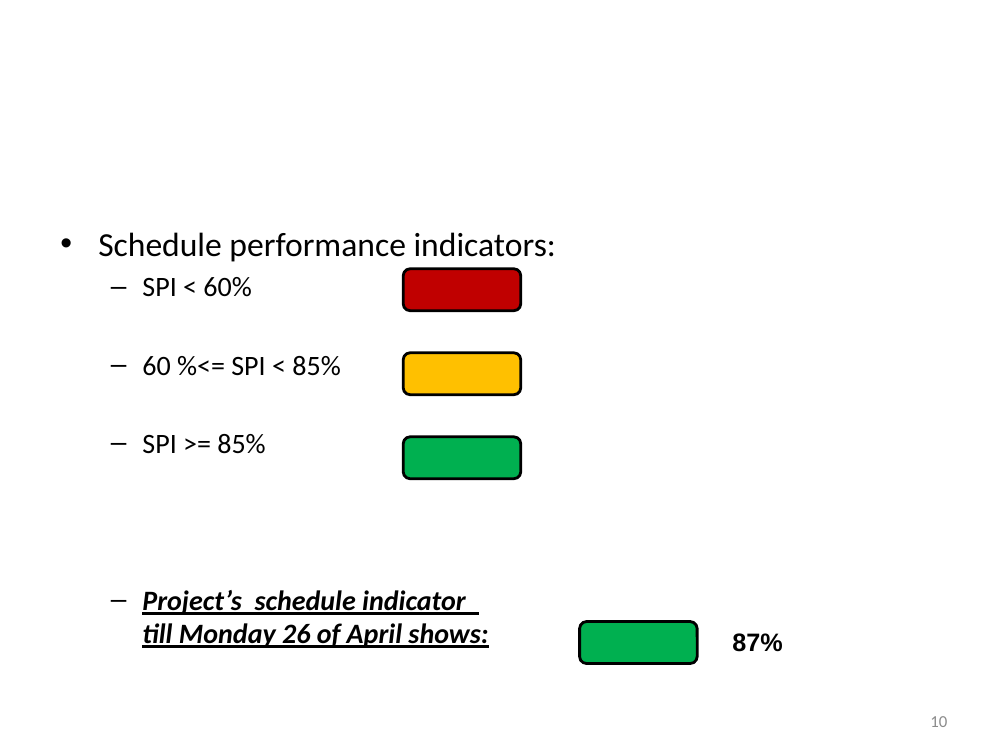
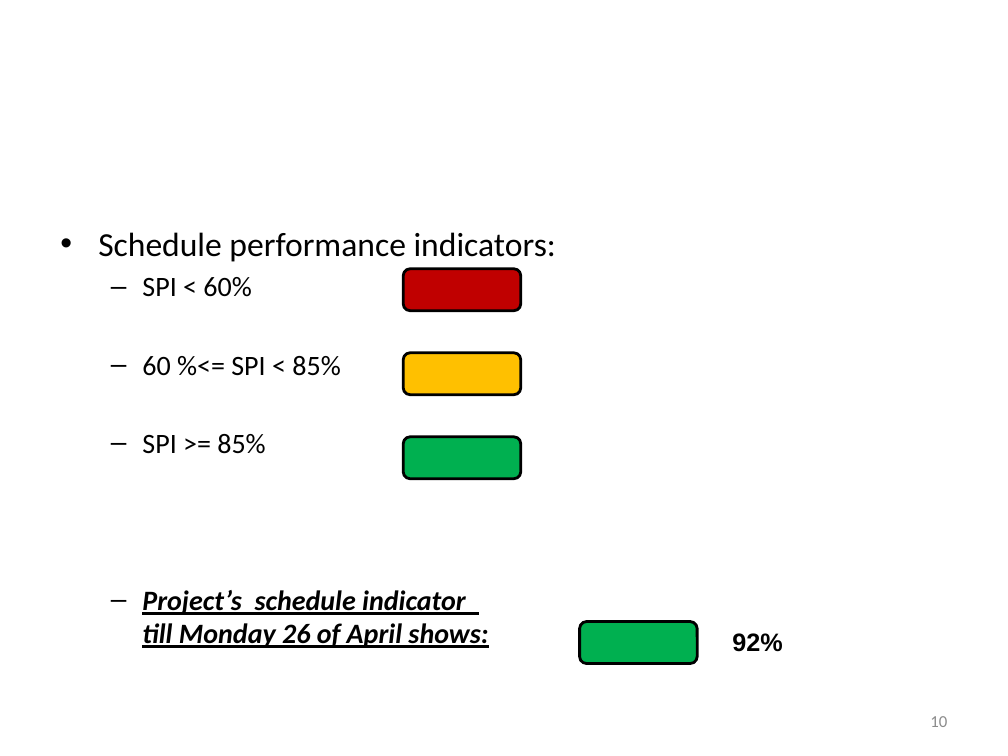
Before and after one commit to soomro/vms_technicalchallenge, a slide deck: slide 10 of DOCS/Presentations/27.04.2010.pptx. Drawn at 1008x756 pixels with LibreOffice and Linux fonts; fonts in the diff are those of the drawing; background and template pictures are left out. Boxes give left, top, right and bottom in pixels: in the first picture for what was removed or moved away, otherwise in the second. Text is boxed around its words. In the diff, an @@ line names an element or a change of style, - is before the commit and + after.

```diff
--- a/DOCS/Presentations/27.04.2010.pptx
+++ b/DOCS/Presentations/27.04.2010.pptx
@@ text at (732, 633, 782, 652): text changed @@
-87%
+92%
```
Also in this commit, not shown: 1 other slide changed.
